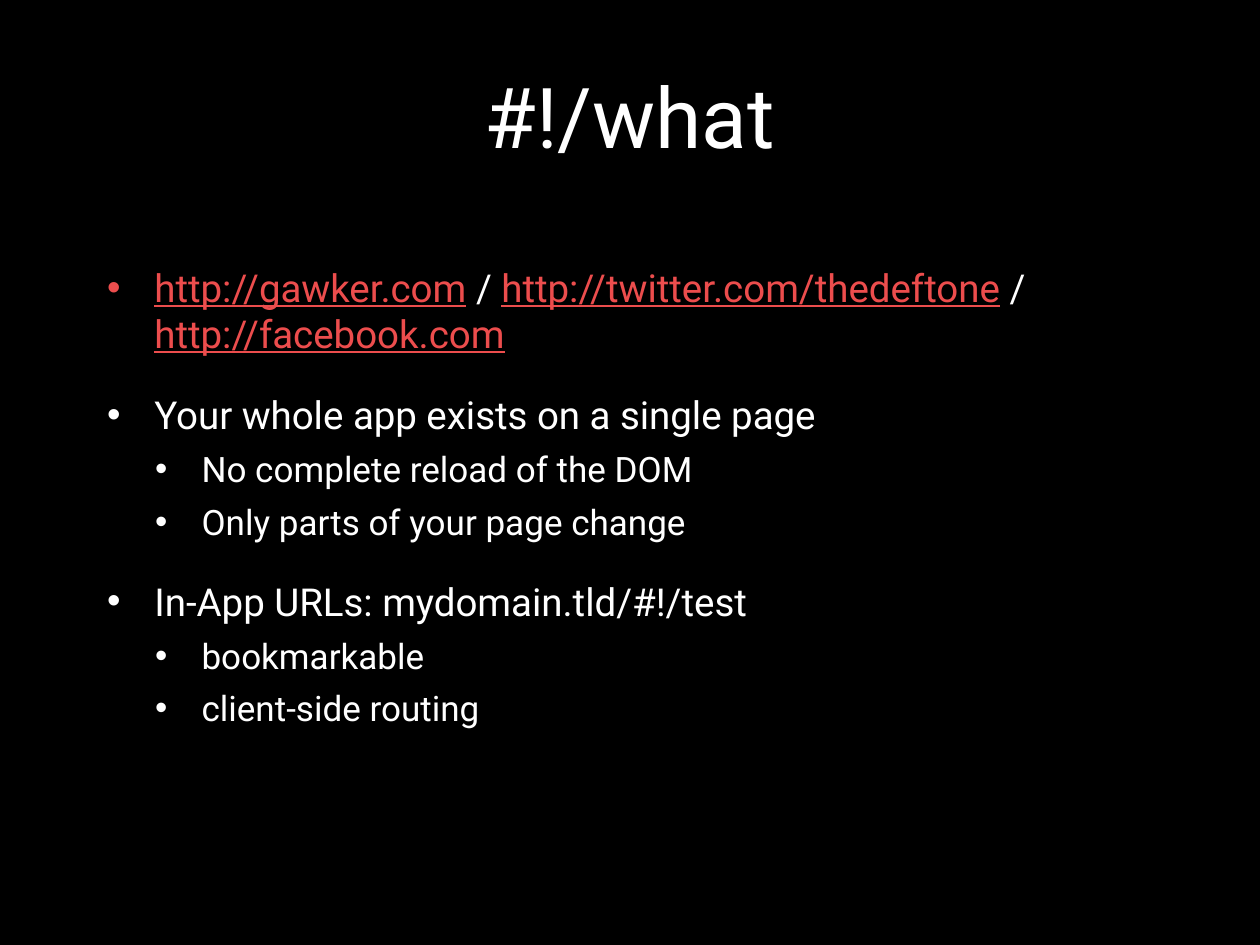
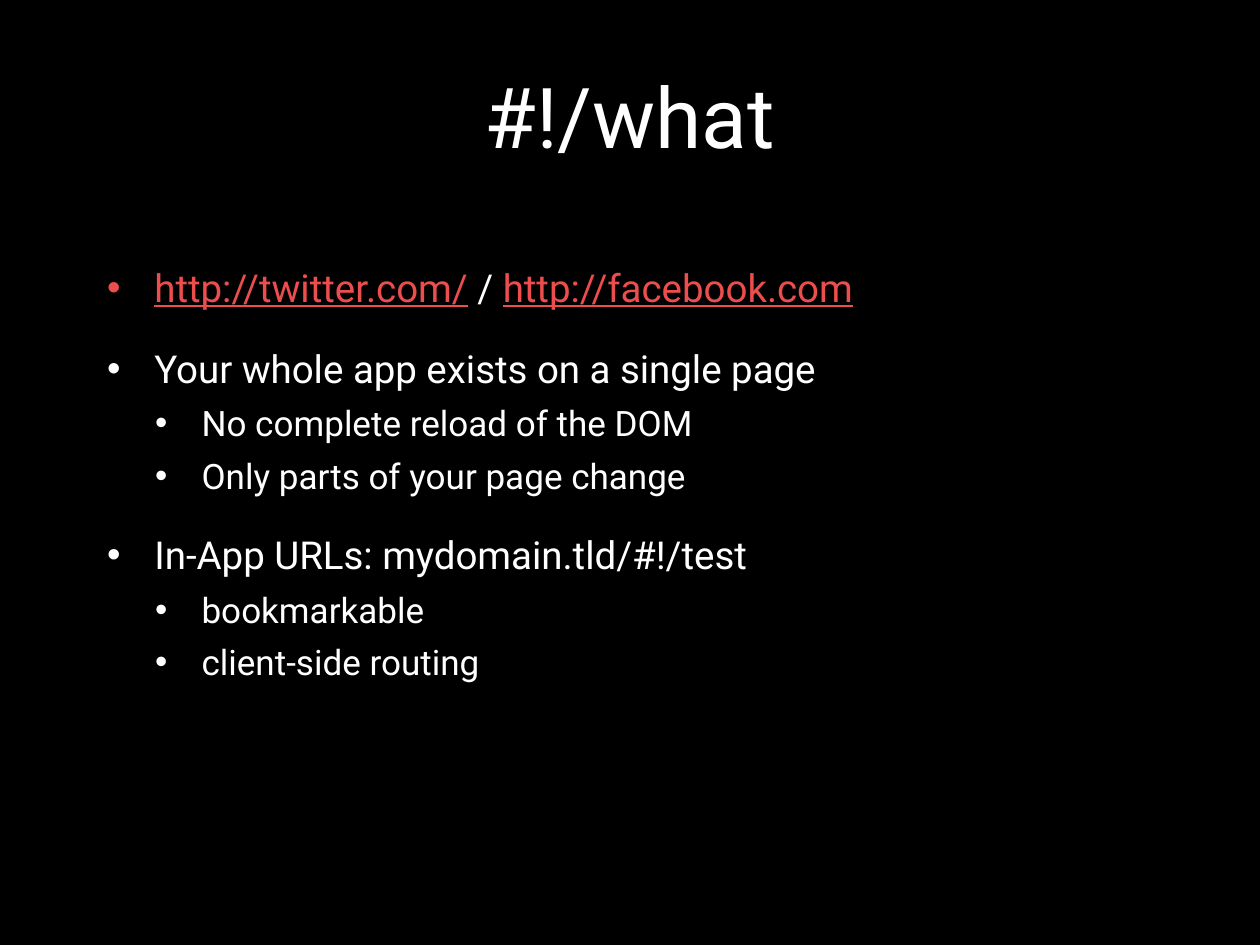
Before and after one commit to janmonschke/Bachelor-Thesis, a slide deck: slide 9 of barcamp presentation.pptx (slide 4 before the commit). Drawn at 1260x945 pixels with LibreOffice and Linux fonts; fonts in the diff are those of the drawing; background and template pictures are left out. Boxes give left, top, right and bottom in pixels: in the first picture for what was removed or moved away, otherwise in the second. Text is boxed around its words. In the diff, an @@ line names an element or a change of style, - is before the commit and + after.

```diff
--- a/barcamp presentation.pptx
+++ b/barcamp presentation.pptx
@@ text at [154,272,853,310]: text changed @@
-• http://gawker.com / http://twitter.com/thedeftone / http://facebook.com
+• http://twitter.com/ / http://facebook.com
```
Also in this commit, not shown: 5 other slides changed, 8 slides added, 2 slides removed, 3 other files.
